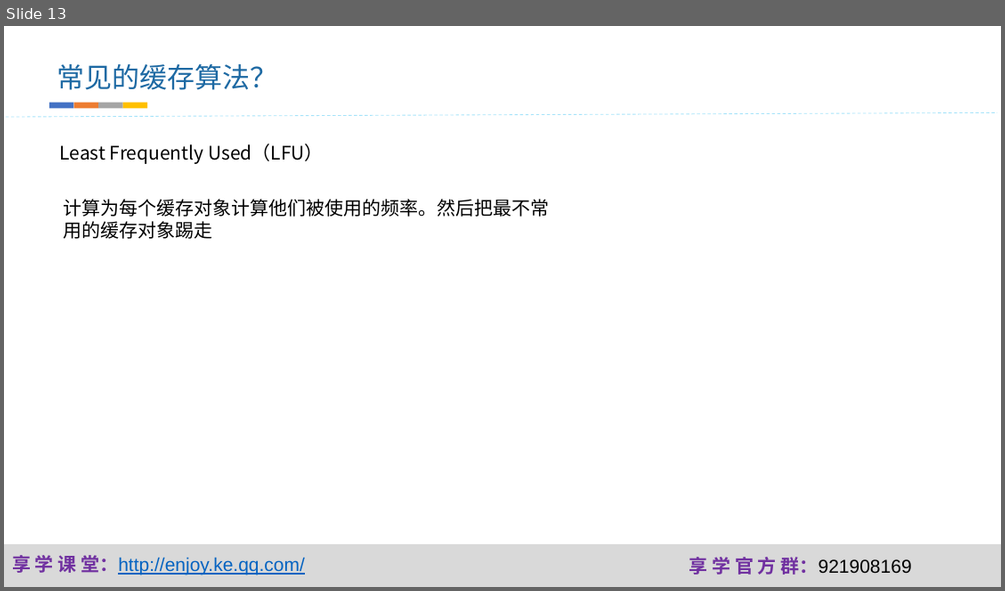
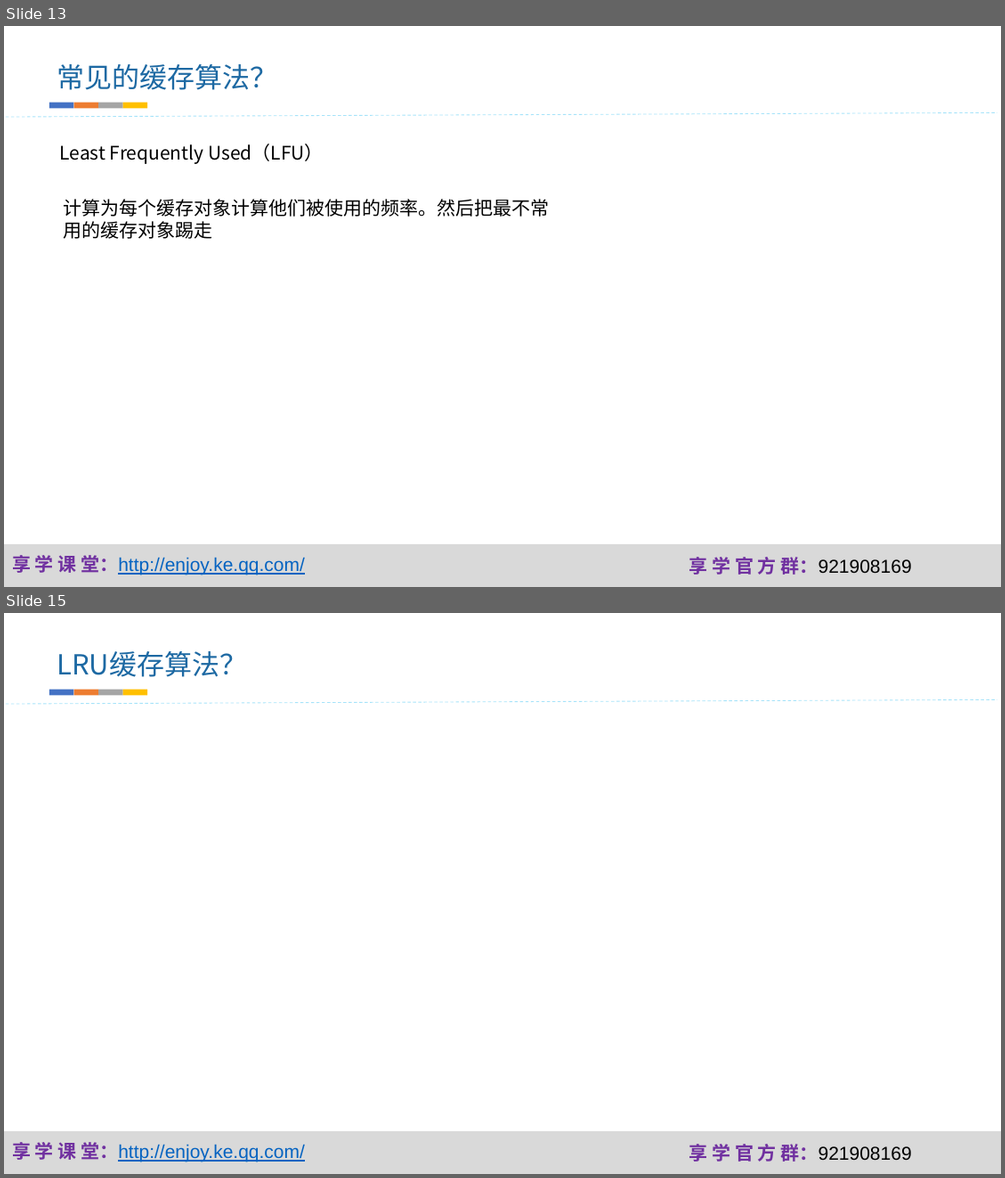
Before and after one commit to fanzhangvip/xiangxue, a slide deck: pre/缓存.pptx. Shown one above the other, each under a label of ours: slide 13 before the commit, slides 13 and 15 after it; the slides between them are not shown. The pictures are 1005x591 and 1005x1178 pixels, drawn with LibreOffice and Linux fonts; fonts in the diff are those of the drawing; background and template pictures are left out. Boxes give left, top, right and bottom in pixels: in the first picture for what was removed or moved away, otherwise in the second. Text is boxed around its words. In the diff, an @@ line names an element or a change of style, - is before the commit and + after.

```diff
--- a/pre/缓存.pptx
+++ b/pre/缓存.pptx
@@ slide 15 added at (x1=4, y1=613, x2=1001, y2=1174), background #FFFFFF; not listed: 3 template elements that a slide beside it also shows @@
@@ text added at (x1=57, y1=651, x2=247, y2=677), 26.6 pt, text #1D69A3 @@
+LRU缓存算法？
@@ group added at (x1=49, y1=690, x2=147, y2=695): 4 rectangles @@
@@ line added from (4, 705) to (997, 699), #00B0F0 0.75 pt dashed @@
```
Also in this commit, not shown: 7 other slides added, 7 slides removed, 11 other files.
